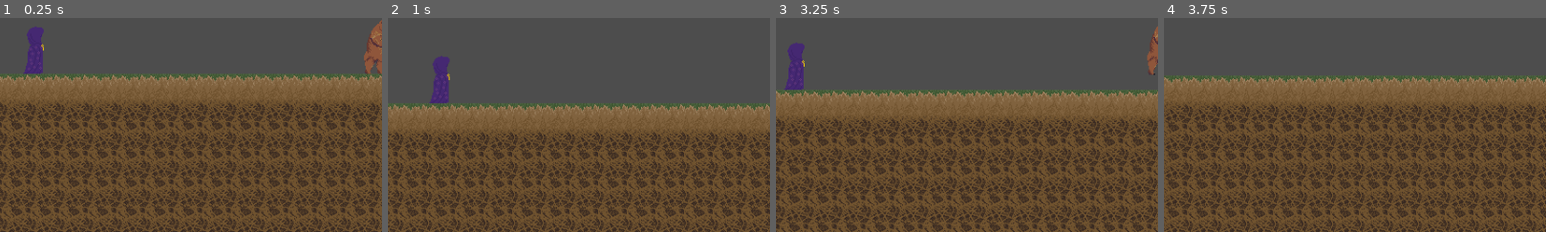
Above: before the commit, frames 1-4 (left to right).
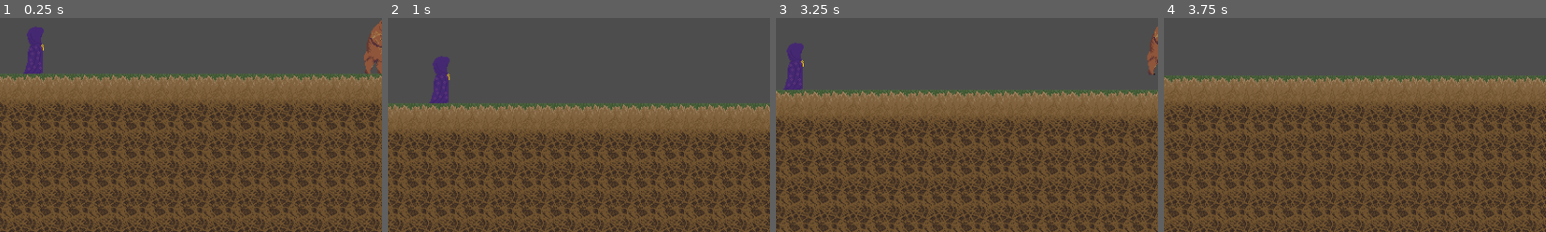
Above: after the commit, the same moments.

Repository: WinterAtne/Cancer_Bear
Game: Godot game, scene res://scenes/main.tscn
Same seed, same stepped clock (60 frames per second), same inputs: the game is played once before the commit and once after it. The engine's default icon, where the game draws it, is replaced by a stand-in: a white triangle on a blue panel in a dark square.
Inputs:
- Up to frame 1 (0.25 s): no input
- Up to frame 2 (1 s): hold D (right) from 0.53 s (still down); tap 1 (spell_1) at 0.6 s; tap W (up) at 0.77 s
- Up to frame 3 (3.25 s): tap 2 (spell_2) at 1.35 s; tap W (up) at 1.52, 3.02 s; release D (right) at 2.03 s; hold A (left) 2.03-2.78 s; tap 3 (spell_3) at 2.1 s; hold D (right) from 2.78 s (still down); tap 4 (spell_4) at 2.85 s
- Up to frame 4 (3.75 s): keep holding D (right); tap 5 (spell_5) at 3.6 s
The pictures show only the part of the screen within x 0-50%, y 50-100%; the shares and areas given below are measured in that part.

Frames 1-2 are identical in both runs. In frame 3, 0.1% of the frame differs, in the area x 2-8%, y 12-34%; in frame 4, nothing differs.

Commit message:
Fixed backwards enemy.detect_player

Diff:
--- a/scenes/enemies/enemy.gd
+++ b/scenes/enemies/enemy.gd
@@ -59,14 +59,13 @@
 
 func detect_player() -> void:
 	player_detector.look_at(PlayerData.player_instance.global_position + (Vector2.UP * 48))
-	if (absf(player_detector.rotation) > enemy_definition.max_detection_angle and facing_right or
-		absf(player_detector.rotation) < enemy_definition.max_detection_angle and not facing_right):
+	if (absf(player_detector.rotation) < enemy_definition.max_detection_angle and facing_right or
+		absf(player_detector.rotation) > enemy_definition.max_detection_angle and not facing_right):
 		return
 
 
 	if player_detector.get_collider() == PlayerData.player_instance:
 		player_detected = true
-		print("player detected")
 
 	else:
 		player_detected = false
